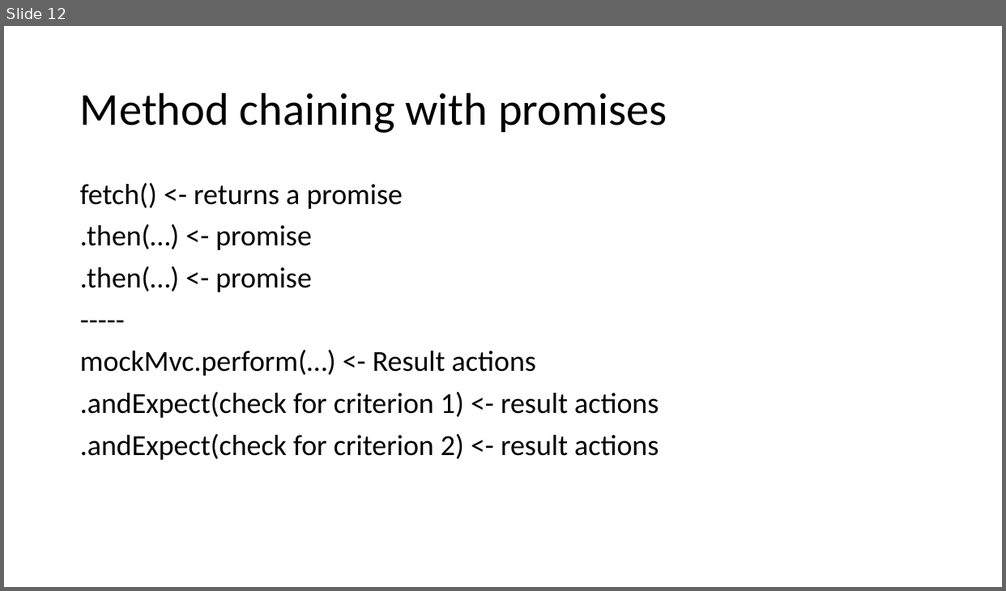
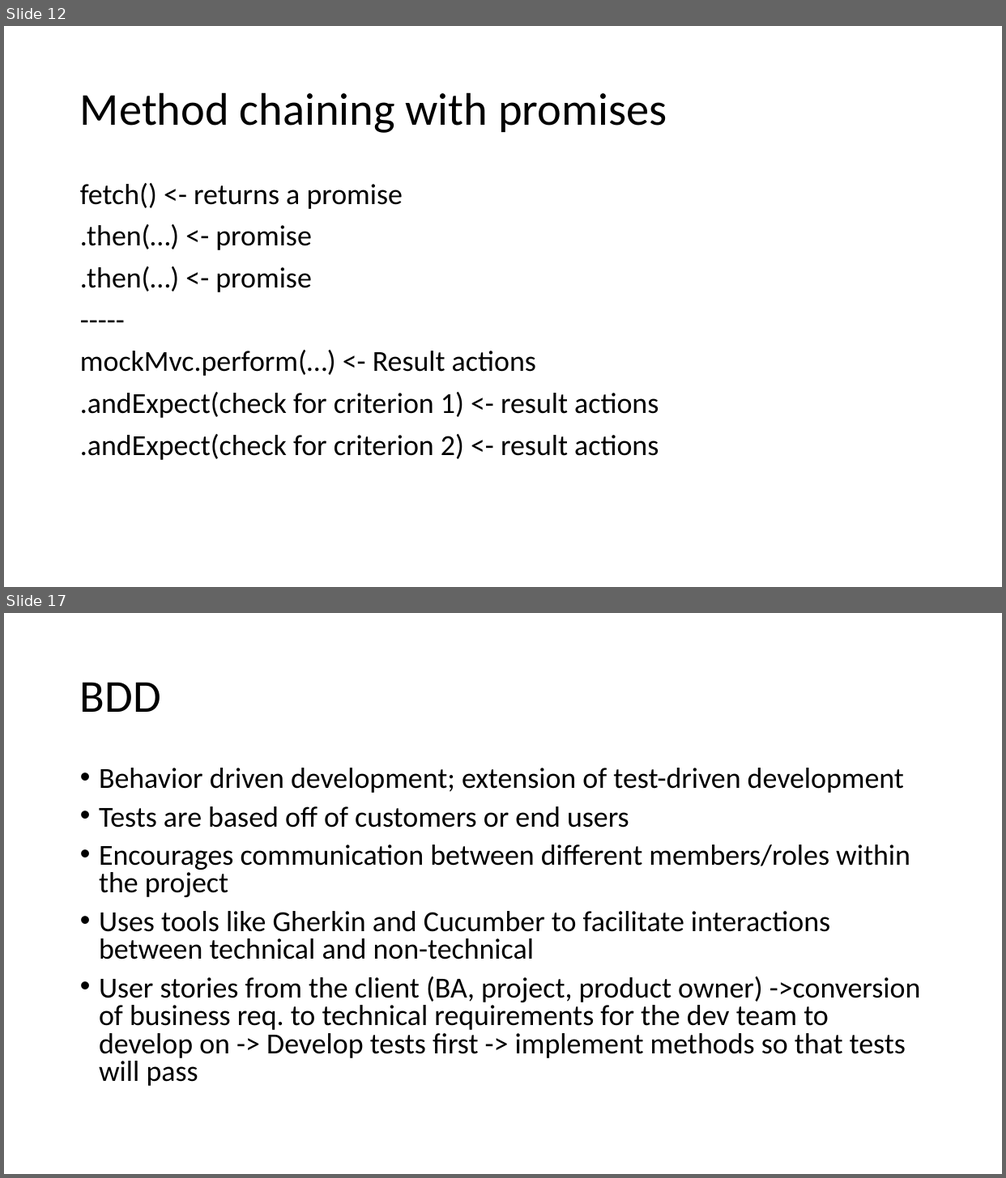
Before and after one commit to WilliamOna/staging-automation-primer-3-23, a slide deck: PrimerNotes.pptx. Shown one above the other, each under a label of ours: slide 12 before the commit, slides 12 and 17 after it; the slides between them are not shown. The pictures are 1006x591 and 1006x1178 pixels, drawn with LibreOffice and Linux fonts; fonts in the diff are those of the drawing. Boxes give left, top, right and bottom in pixels: in the first picture for what was removed or moved away, otherwise in the second. Text is boxed around its words. In the diff, an @@ line names an element or a change of style, - is before the commit and + after.

Commit message:
updated ppt

```diff
--- a/PrimerNotes.pptx
+++ b/PrimerNotes.pptx
@@ slide 17 added at [4, 613, 1002, 1174], background #FFFFFF @@
@@ title added at [80, 682, 161, 712], 44 pt, text #000000 @@
+BDD
@@ text added at [99, 768, 921, 1086], 28 pt, text #000000 @@
+• Behavior driven development; extension of test-driven development
+• Tests are based off of customers or end users
+• Encourages communication between different members/roles within the project
+• Uses tools like Gherkin and Cucumber to facilitate interactions between technical and non-technical
+• User stories from the client (BA, project, product owner) ->conversion of business req. to technical requirements for the dev team to develop on -> Develop tests first -> implement methods so that tests will pass
```
Also in this commit, not shown: 10 other slides added.
